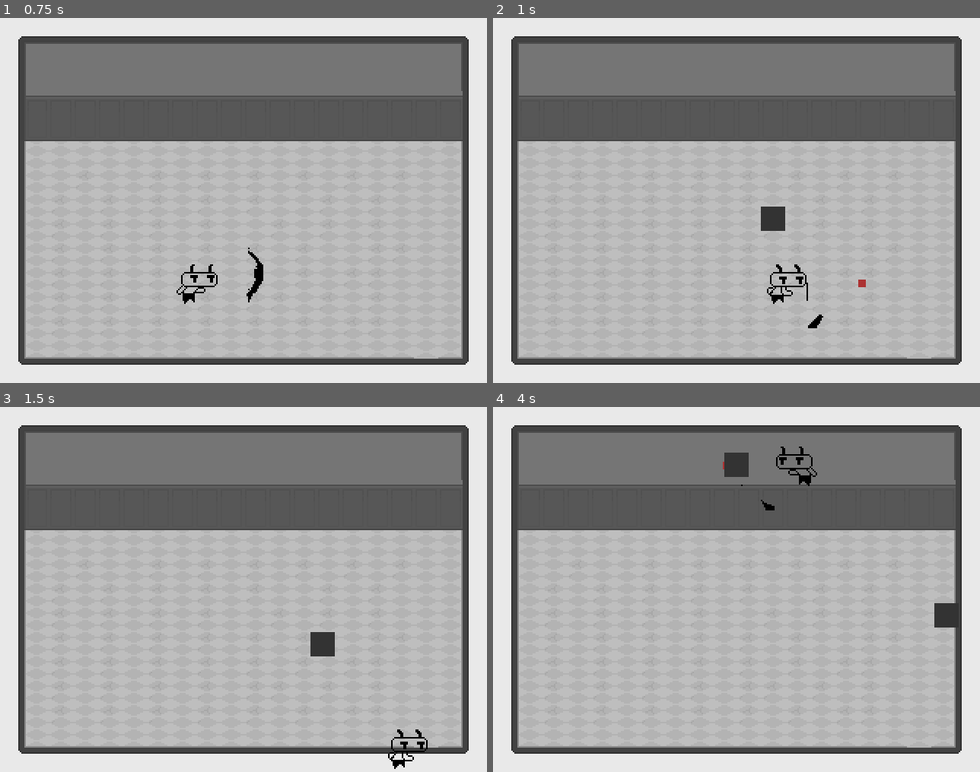
Above: before the commit, frames 1-4 (two rows, left to right).
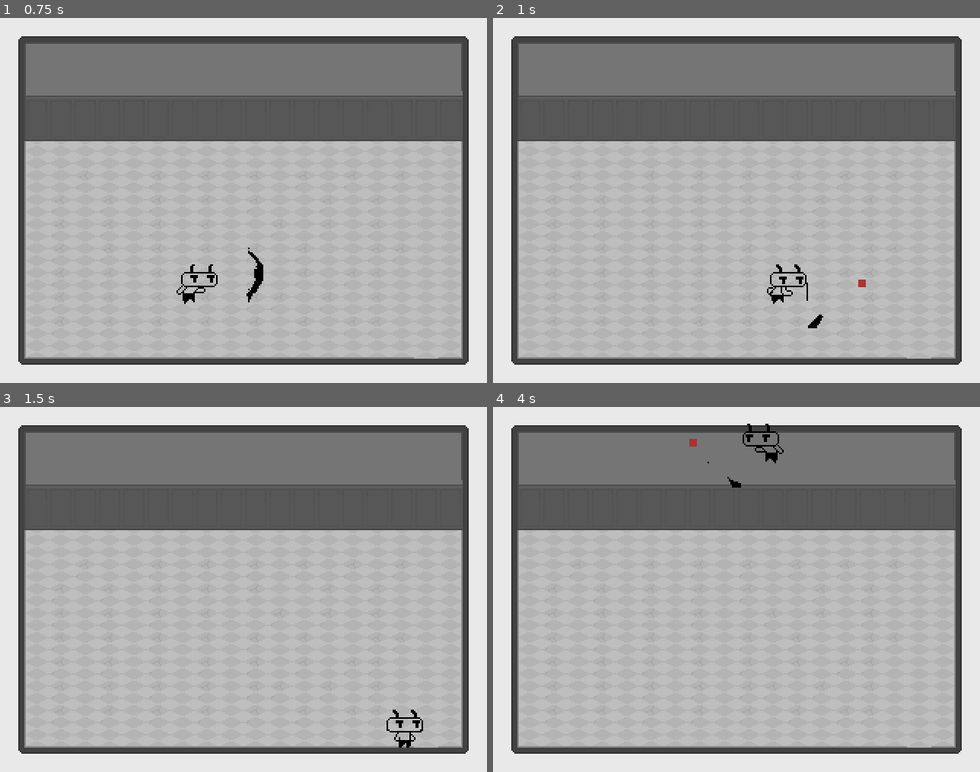
Above: after the commit, the same moments.

Repository: dead-rabbit-studio/hell-scout
Game: Godot game, scene res://main_game.tscn
The game is run twice, just before and just after one commit, with the same random seed, the same clock (stepped at 60 frames per second) and the same inputs.
Inputs:
- Up to frame 1 (0.75 s): hold Right (move_right) from 0.53 s (still down); hold Space (attack) from 0.53 s (still down)
- Up to frame 2 (1 s): keep holding Right (move_right); keep holding Space (attack)
- Up to frame 3 (1.5 s): release Right (move_right) at 1.28 s; release Space (attack) at 1.28 s; hold Down (move_down) from 1.28 s (still down); tap Space (attack) at 1.35 s
- Up to frame 4 (4 s): release Down (move_down) at 2.03 s; hold Right (move_right) 2.03-2.78 s; hold Space (attack) 2.03-2.78 s; hold Up (move_up) 2.78-3.53 s; tap Space (attack) at 2.85 s; hold Left (move_left) from 3.53 s (still down); hold Space (attack) from 3.53 s (still down)

Frame 1 is identical in both runs. In frame 2, 0.3% of the frame differs, in the area x 55-60%, y 51-59%; in frame 3, 0.7%; in frame 4, 1.2%, in the area x 40-95%, y 4-61%.

Commit message:
feat: add world collision

Diff:
--- a/main_game.tscn
+++ b/main_game.tscn
@@ -25,169 +25,531 @@
 [sub_resource type="TileSetAtlasSource" id="TileSetAtlasSource_hw3xp"]
 texture = ExtResource("4_x6pgx")
 0:0/0 = 0
+0:0/0/physics_layer_0/linear_velocity = Vector2(0, 0)
+0:0/0/physics_layer_0/angular_velocity = 0.0
 1:0/0 = 0
+1:0/0/physics_layer_0/linear_velocity = Vector2(0, 0)
+1:0/0/physics_layer_0/angular_velocity = 0.0
+1:0/0/physics_layer_0/polygon_0/points = PackedVector2Array(-8, 4, 8, 3.9375, 8, 8, -8, 8)
 2:0/0 = 0
+2:0/0/physics_layer_0/linear_velocity = Vector2(0, 0)
+2:0/0/physics_layer_0/angular_velocity = 0.0
+2:0/0/physics_layer_0/polygon_0/points = PackedVector2Array(-8, 3.9375, 8, 3.9375, 8, 8, -8, 8)
 3:0/0 = 0
+3:0/0/physics_layer_0/linear_velocity = Vector2(0, 0)
+3:0/0/physics_layer_0/angular_velocity = 0.0
+3:0/0/physics_layer_0/polygon_0/points = PackedVector2Array(-8, 3.875, 8, 4, 8, 8, -8, 8)
 4:0/0 = 0
+4:0/0/physics_layer_0/linear_velocity = Vector2(0, 0)
+4:0/0/physics_layer_0/angular_velocity = 0.0
+4:0/0/physics_layer_0/polygon_0/points = PackedVector2Array(-8, 3.875, 8, 4, 8, 8, -8, 8)
 5:0/0 = 0
+5:0/0/physics_layer_0/linear_velocity = Vector2(0, 0)
+5:0/0/physics_layer_0/angular_velocity = 0.0
+5:0/0/physics_layer_0/polygon_0/points = PackedVector2Array(-8, 3.875, 8, 4, 8, 8, -8, 8)
 6:0/0 = 0
+6:0/0/physics_layer_0/linear_velocity = Vector2(0, 0)
+6:0/0/physics_layer_0/angular_velocity = 0.0
+6:0/0/physics_layer_0/polygon_0/points = PackedVector2Array(-8, 3.875, 8, 4, 8, 8, -8, 8)
 7:0/0 = 0
+7:0/0/physics_layer_0/linear_velocity = Vector2(0, 0)
+7:0/0/physics_layer_0/angular_velocity = 0.0
+7:0/0/physics_layer_0/polygon_0/points = PackedVector2Array(-8, 3.875, 8, 4, 8, 8, -8, 8)
 8:0/0 = 0
+8:0/0/physics_layer_0/linear_velocity = Vector2(0, 0)
+8:0/0/physics_layer_0/angular_velocity = 0.0
+8:0/0/physics_layer_0/polygon_0/points = PackedVector2Array(-8, 3.875, 8, 4, 8, 8, -8, 8)
 9:0/0 = 0
+9:0/0/physics_layer_0/linear_velocity = Vector2(0, 0)
+9:0/0/physics_layer_0/angular_velocity = 0.0
+9:0/0/physics_layer_0/polygon_0/points = PackedVector2Array(-8, 3.875, 8, 4, 8, 8, -8, 8)
 10:0/0 = 0
+10:0/0/physics_layer_0/linear_velocity = Vector2(0, 0)
+10:0/0/physics_layer_0/angular_velocity = 0.0
+10:0/0/physics_layer_0/polygon_0/points = PackedVector2Array(-8, 3.875, 8, 4, 8, 8, -8, 8)
 11:0/0 = 0
+11:0/0/physics_layer_0/linear_velocity = Vector2(0, 0)
+11:0/0/physics_layer_0/angular_velocity = 0.0
+11:0/0/physics_layer_0/polygon_0/points = PackedVector2Array(-8, 3.875, 8, 4, 8, 8, -8, 8)
 12:0/0 = 0
+12:0/0/physics_layer_0/linear_velocity = Vector2(0, 0)
+12:0/0/physics_layer_0/angular_velocity = 0.0
+12:0/0/physics_layer_0/polygon_0/points = PackedVector2Array(-8, 3.875, 8, 4, 8, 8, -8, 8)
 13:0/0 = 0
+13:0/0/physics_layer_0/linear_velocity = Vector2(0, 0)
+13:0/0/physics_layer_0/angular_velocity = 0.0
+13:0/0/physics_layer_0/polygon_0/points = PackedVector2Array(-8, 3.875, 8, 4, 8, 8, -8, 8)
 14:0/0 = 0
+14:0/0/physics_layer_0/linear_velocity = Vector2(0, 0)
+14:0/0/physics_layer_0/angular_velocity = 0.0
+14:0/0/physics_layer_0/polygon_0/points = PackedVector2Array(-8, 3.875, 8, 4, 8, 8, -8, 8)
 15:0/0 = 0
+15:0/0/physics_layer_0/linear_velocity = Vector2(0, 0)
+15:0/0/physics_layer_0/angular_velocity = 0.0
+15:0/0/physics_layer_0/polygon_0/points = PackedVector2Array(-8, 3.875, 8, 4, 8, 8, -8, 8)
 16:0/0 = 0
+16:0/0/physics_layer_0/linear_velocity = Vector2(0, 0)
+16:0/0/physics_layer_0/angular_velocity = 0.0
+16:0/0/physics_layer_0/polygon_0/points = PackedVector2Array(-8, 3.875, 8, 4, 8, 8, -8, 8)
 17:0/0 = 0
+17:0/0/physics_layer_0/linear_velocity = Vector2(0, 0)
+17:0/0/physics_layer_0/angular_velocity = 0.0
 0:1/0 = 0
+0:1/0/physics_layer_0/linear_velocity = Vector2(0, 0)
+0:1/0/physics_layer_0/angular_velocity = 0.0
+0:1/0/physics_layer_0/polygon_0/points = PackedVector2Array(4.02167, -8, 3.97748, 8, 8, 8, 8, -8)
 1:1/0 = 0
+1:1/0/physics_layer_0/linear_velocity = Vector2(0, 0)
+1:1/0/physics_layer_0/angular_velocity = 0.0
 2:1/0 = 0
+2:1/0/physics_layer_0/linear_velocity = Vector2(0, 0)
+2:1/0/physics_layer_0/angular_velocity = 0.0
 3:1/0 = 0
+3:1/0/physics_layer_0/linear_velocity = Vector2(0, 0)
+3:1/0/physics_layer_0/angular_velocity = 0.0
 4:1/0 = 0
+4:1/0/physics_layer_0/linear_velocity = Vector2(0, 0)
+4:1/0/physics_layer_0/angular_velocity = 0.0
 5:1/0 = 0
+5:1/0/physics_layer_0/linear_velocity = Vector2(0, 0)
+5:1/0/physics_layer_0/angular_velocity = 0.0
 6:1/0 = 0
+6:1/0/physics_layer_0/linear_velocity = Vector2(0, 0)
+6:1/0/physics_layer_0/angular_velocity = 0.0
 7:1/0 = 0
+7:1/0/physics_layer_0/linear_velocity = Vector2(0, 0)
+7:1/0/physics_layer_0/angular_velocity = 0.0
 8:1/0 = 0
+8:1/0/physics_layer_0/linear_velocity = Vector2(0, 0)
+8:1/0/physics_layer_0/angular_velocity = 0.0
 9:1/0 = 0
+9:1/0/physics_layer_0/linear_velocity = Vector2(0, 0)
+9:1/0/physics_layer_0/angular_velocity = 0.0
 10:1/0 = 0
+10:1/0/physics_layer_0/linear_velocity = Vector2(0, 0)
+10:1/0/physics_layer_0/angular_velocity = 0.0
 11:1/0 = 0
+11:1/0/physics_layer_0/linear_velocity = Vector2(0, 0)
+11:1/0/physics_layer_0/angular_velocity = 0.0
 12:1/0 = 0
+12:1/0/physics_layer_0/linear_velocity = Vector2(0, 0)
+12:1/0/physics_layer_0/angular_velocity = 0.0
 13:1/0 = 0
+13:1/0/physics_layer_0/linear_velocity = Vector2(0, 0)
+13:1/0/physics_layer_0/angular_velocity = 0.0
 14:1/0 = 0
+14:1/0/physics_layer_0/linear_velocity = Vector2(0, 0)
+14:1/0/physics_layer_0/angular_velocity = 0.0
 15:1/0 = 0
+15:1/0/physics_layer_0/linear_velocity = Vector2(0, 0)
+15:1/0/physics_layer_0/angular_velocity = 0.0
 16:1/0 = 0
+16:1/0/physics_layer_0/linear_velocity = Vector2(0, 0)
+16:1/0/physics_layer_0/angular_velocity = 0.0
 17:1/0 = 0
+17:1/0/physics_layer_0/linear_velocity = Vector2(0, 0)
+17:1/0/physics_layer_0/angular_velocity = 0.0
+17:1/0/physics_layer_0/polygon_0/points = PackedVector2Array(-3.9375, -8, -4, 8, -8, 8, -8, -8)
 0:2/0 = 0
+0:2/0/physics_layer_0/linear_velocity = Vector2(0, 0)
+0:2/0/physics_layer_0/angular_velocity = 0.0
 1:2/0 = 0
+1:2/0/physics_layer_0/linear_velocity = Vector2(0, 0)
+1:2/0/physics_layer_0/angular_velocity = 0.0
 2:2/0 = 0
+2:2/0/physics_layer_0/linear_velocity = Vector2(0, 0)
+2:2/0/physics_layer_0/angular_velocity = 0.0
 3:2/0 = 0
+3:2/0/physics_layer_0/linear_velocity = Vector2(0, 0)
+3:2/0/physics_layer_0/angular_velocity = 0.0
 4:2/0 = 0
+4:2/0/physics_layer_0/linear_velocity = Vector2(0, 0)
+4:2/0/physics_layer_0/angular_velocity = 0.0
 5:2/0 = 0
+5:2/0/physics_layer_0/linear_velocity = Vector2(0, 0)
+5:2/0/physics_layer_0/angular_velocity = 0.0
 6:2/0 = 0
+6:2/0/physics_layer_0/linear_velocity = Vector2(0, 0)
+6:2/0/physics_layer_0/angular_velocity = 0.0
 7:2/0 = 0
+7:2/0/physics_layer_0/linear_velocity = Vector2(0, 0)
+7:2/0/physics_layer_0/angular_velocity = 0.0
 8:2/0 = 0
+8:2/0/physics_layer_0/linear_velocity = Vector2(0, 0)
+8:2/0/physics_layer_0/angular_velocity = 0.0
 9:2/0 = 0
+9:2/0/physics_layer_0/linear_velocity = Vector2(0, 0)
+9:2/0/physics_layer_0/angular_velocity = 0.0
 10:2/0 = 0
+10:2/0/physics_layer_0/linear_velocity = Vector2(0, 0)
+10:2/0/physics_layer_0/angular_velocity = 0.0
 11:2/0 = 0
+11:2/0/physics_layer_0/linear_velocity = Vector2(0, 0)
+11:2/0/physics_layer_0/angular_velocity = 0.0
 12:2/0 = 0
+12:2/0/physics_layer_0/linear_velocity = Vector2(0, 0)
+12:2/0/physics_layer_0/angular_velocity = 0.0
 13:2/0 = 0
+13:2/0/physics_layer_0/linear_velocity = Vector2(0, 0)
+13:2/0/physics_layer_0/angular_velocity = 0.0
 14:2/0 = 0
+14:2/0/physics_layer_0/linear_velocity = Vector2(0, 0)
+14:2/0/physics_layer_0/angular_velocity = 0.0
 15:2/0 = 0
+15:2/0/physics_layer_0/linear_velocity = Vector2(0, 0)
+15:2/0/physics_layer_0/angular_velocity = 0.0
 16:2/0 = 0
+16:2/0/physics_layer_0/linear_velocity = Vector2(0, 0)
+16:2/0/physics_layer_0/angular_velocity = 0.0
 17:2/0 = 0
+17:2/0/physics_layer_0/linear_velocity = Vector2(0, 0)
+17:2/0/physics_layer_0/angular_velocity = 0.0
+17:2/0/physics_layer_0/polygon_0/points = PackedVector2Array(-3.9375, -8, -4, 8, -8, 8, -8, -8)
 0:3/0 = 0
+0:3/0/physics_layer_0/linear_velocity = Vector2(0, 0)
+0:3/0/physics_layer_0/angular_velocity = 0.0
 1:3/0 = 0
+1:3/0/physics_layer_0/linear_velocity = Vector2(0, 0)
+1:3/0/physics_layer_0/angular_velocity = 0.0
 2:3/0 = 0
+2:3/0/physics_layer_0/linear_velocity = Vector2(0, 0)
+2:3/0/physics_layer_0/angular_velocity = 0.0
 3:3/0 = 0
+3:3/0/physics_layer_0/linear_velocity = Vector2(0, 0)
+3:3/0/physics_layer_0/angular_velocity = 0.0
 4:3/0 = 0
+4:3/0/physics_layer_0/linear_velocity = Vector2(0, 0)
+4:3/0/physics_layer_0/angular_velocity = 0.0
 5:3/0 = 0
+5:3/0/physics_layer_0/linear_velocity = Vector2(0, 0)
+5:3/0/physics_layer_0/angular_velocity = 0.0
 6:3/0 = 0
+6:3/0/physics_layer_0/linear_velocity = Vector2(0, 0)
+6:3/0/physics_layer_0/angular_velocity = 0.0
 7:3/0 = 0
+7:3/0/physics_layer_0/linear_velocity = Vector2(0, 0)
+7:3/0/physics_layer_0/angular_velocity = 0.0
 8:3/0 = 0
+8:3/0/physics_layer_0/linear_velocity = Vector2(0, 0)
+8:3/0/physics_layer_0/angular_velocity = 0.0
 9:3/0 = 0
+9:3/0/physics_layer_0/linear_velocity = Vector2(0, 0)
+9:3/0/physics_layer_0/angular_velocity = 0.0
 10:3/0 = 0
+10:3/0/physics_layer_0/linear_velocity = Vector2(0, 0)
+10:3/0/physics_layer_0/angular_velocity = 0.0
 11:3/0 = 0
+11:3/0/physics_layer_0/linear_velocity = Vector2(0, 0)
+11:3/0/physics_layer_0/angular_velocity = 0.0
 12:3/0 = 0
+12:3/0/physics_layer_0/linear_velocity = Vector2(0, 0)
+12:3/0/physics_layer_0/angular_velocity = 0.0
 13:3/0 = 0
+13:3/0/physics_layer_0/linear_velocity = Vector2(0, 0)
+13:3/0/physics_layer_0/angular_velocity = 0.0
 14:3/0 = 0
+14:3/0/physics_layer_0/linear_velocity = Vector2(0, 0)
+14:3/0/physics_layer_0/angular_velocity = 0.0
 15:3/0 = 0
+15:3/0/physics_layer_0/linear_velocity = Vector2(0, 0)
+15:3/0/physics_layer_0/angular_velocity = 0.0
 16:3/0 = 0
+16:3/0/physics_layer_0/linear_velocity = Vector2(0, 0)
+16:3/0/physics_layer_0/angular_velocity = 0.0
 17:3/0 = 0
+17:3/0/physics_layer_0/linear_velocity = Vector2(0, 0)
+17:3/0/physics_layer_0/angular_velocity = 0.0
+17:3/0/physics_layer_0/polygon_0/points = PackedVector2Array(-3.9375, -8, -4, 8, -8, 8, -8, -8)
 0:4/0 = 0
+0:4/0/physics_layer_0/linear_velocity = Vector2(0, 0)
+0:4/0/physics_layer_0/angular_velocity = 0.0
 1:4/0 = 0
+1:4/0/physics_layer_0/linear_velocity = Vector2(0, 0)
+1:4/0/physics_layer_0/angular_velocity = 0.0
 2:4/0 = 0
+2:4/0/physics_layer_0/linear_velocity = Vector2(0, 0)
+2:4/0/physics_layer_0/angular_velocity = 0.0
 3:4/0 = 0
+3:4/0/physics_layer_0/linear_velocity = Vector2(0, 0)
+3:4/0/physics_layer_0/angular_velocity = 0.0
 4:4/0 = 0
+4:4/0/physics_layer_0/linear_velocity = Vector2(0, 0)
+4:4/0/physics_layer_0/angular_velocity = 0.0
 5:4/0 = 0
+5:4/0/physics_layer_0/linear_velocity = Vector2(0, 0)
+5:4/0/physics_layer_0/angular_velocity = 0.0
 6:4/0 = 0
+6:4/0/physics_layer_0/linear_velocity = Vector2(0, 0)
+6:4/0/physics_layer_0/angular_velocity = 0.0
 7:4/0 = 0
+7:4/0/physics_layer_0/linear_velocity = Vector2(0, 0)
+7:4/0/physics_layer_0/angular_velocity = 0.0
 8:4/0 = 0
+8:4/0/physics_layer_0/linear_velocity = Vector2(0, 0)
+8:4/0/physics_layer_0/angular_velocity = 0.0
 9:4/0 = 0
+9:4/0/physics_layer_0/linear_velocity = Vector2(0, 0)
+9:4/0/physics_layer_0/angular_velocity = 0.0
 10:4/0 = 0
+10:4/0/physics_layer_0/linear_velocity = Vector2(0, 0)
+10:4/0/physics_layer_0/angular_velocity = 0.0
 11:4/0 = 0
+11:4/0/physics_layer_0/linear_velocity = Vector2(0, 0)
+11:4/0/physics_layer_0/angular_velocity = 0.0
 12:4/0 = 0
+12:4/0/physics_layer_0/linear_velocity = Vector2(0, 0)
+12:4/0/physics_layer_0/angular_velocity = 0.0
 13:4/0 = 0
+13:4/0/physics_layer_0/linear_velocity = Vector2(0, 0)
+13:4/0/physics_layer_0/angular_velocity = 0.0
 14:4/0 = 0
+14:4/0/physics_layer_0/linear_velocity = Vector2(0, 0)
+14:4/0/physics_layer_0/angular_velocity = 0.0
 15:4/0 = 0
+15:4/0/physics_layer_0/linear_velocity = Vector2(0, 0)
+15:4/0/physics_layer_0/angular_velocity = 0.0
 16:4/0 = 0
+16:4/0/physics_layer_0/linear_velocity = Vector2(0, 0)
+16:4/0/physics_layer_0/angular_velocity = 0.0
 17:4/0 = 0
+17:4/0/physics_layer_0/linear_velocity = Vector2(0, 0)
+17:4/0/physics_layer_0/angular_velocity = 0.0
+17:4/0/physics_layer_0/polygon_0/points = PackedVector2Array(-3.9375, -8, -4, 8, -8, 8, -8, -8)
 0:5/0 = 0
+0:5/0/physics_layer_0/linear_velocity = Vector2(0, 0)
+0:5/0/physics_layer_0/angular_velocity = 0.0
+0:5/0/physics_layer_0/polygon_0/points = PackedVector2Array(4.02167, -8, 3.97748, 8, 8, 8, 8, -8)
 1:5/0 = 0
+1:5/0/physics_layer_0/linear_velocity = Vector2(0, 0)
+1:5/0/physics_layer_0/angular_velocity = 0.0
 2:5/0 = 0
+2:5/0/physics_layer_0/linear_velocity = Vector2(0, 0)
+2:5/0/physics_layer_0/angular_velocity = 0.0
 3:5/0 = 0
+3:5/0/physics_layer_0/linear_velocity = Vector2(0, 0)
+3:5/0/physics_layer_0/angular_velocity = 0.0
 4:5/0 = 0
+4:5/0/physics_layer_0/linear_velocity = Vector2(0, 0)
+4:5/0/physics_layer_0/angular_velocity = 0.0
 5:5/0 = 0
+5:5/0/physics_layer_0/linear_velocity = Vector2(0, 0)
+5:5/0/physics_layer_0/angular_velocity = 0.0
 6:5/0 = 0
+6:5/0/physics_layer_0/linear_velocity = Vector2(0, 0)
+6:5/0/physics_layer_0/angular_velocity = 0.0
 7:5/0 = 0
+7:5/0/physics_layer_0/linear_velocity = Vector2(0, 0)
+7:5/0/physics_layer_0/angular_velocity = 0.0
 8:5/0 = 0
+8:5/0/physics_layer_0/linear_velocity = Vector2(0, 0)
+8:5/0/physics_layer_0/angular_velocity = 0.0
 9:5/0 = 0
+9:5/0/physics_layer_0/linear_velocity = Vector2(0, 0)
+9:5/0/physics_layer_0/angular_velocity = 0.0
 10:5/0 = 0
+10:5/0/physics_layer_0/linear_velocity = Vector2(0, 0)
+10:5/0/physics_layer_0/angular_velocity = 0.0
 11:5/0 = 0
+11:5/0/physics_layer_0/linear_velocity = Vector2(0, 0)
+11:5/0/physics_layer_0/angular_velocity = 0.0
 12:5/0 = 0
+12:5/0/physics_layer_0/linear_velocity = Vector2(0, 0)
+12:5/0/physics_layer_0/angular_velocity = 0.0
 13:5/0 = 0
+13:5/0/physics_layer_0/linear_velocity = Vector2(0, 0)
+13:5/0/physics_layer_0/angular_velocity = 0.0
 14:5/0 = 0
+14:5/0/physics_layer_0/linear_velocity = Vector2(0, 0)
+14:5/0/physics_layer_0/angular_velocity = 0.0
 15:5/0 = 0
+15:5/0/physics_layer_0/linear_velocity = Vector2(0, 0)
+15:5/0/physics_layer_0/angular_velocity = 0.0
 16:5/0 = 0
+16:5/0/physics_layer_0/linear_velocity = Vector2(0, 0)
+16:5/0/physics_layer_0/angular_velocity = 0.0
 17:5/0 = 0
+17:5/0/physics_layer_0/linear_velocity = Vector2(0, 0)
+17:5/0/physics_layer_0/angular_velocity = 0.0
+17:5/0/physics_layer_0/polygon_0/points = PackedVector2Array(-3.9375, -8, -4, 8, -8, 8, -8, -8)
 0:6/0 = 0
+0:6/0/physics_layer_0/linear_velocity = Vector2(0, 0)
+0:6/0/physics_layer_0/angular_velocity = 0.0
 1:6/0 = 0
+1:6/0/physics_layer_0/linear_velocity = Vector2(0, 0)
+1:6/0/physics_layer_0/angular_velocity = 0.0
 2:6/0 = 0
+2:6/0/physics_layer_0/linear_velocity = Vector2(0, 0)
+2:6/0/physics_layer_0/angular_velocity = 0.0
 3:6/0 = 0
+3:6/0/physics_layer_0/linear_velocity = Vector2(0, 0)
+3:6/0/physics_layer_0/angular_velocity = 0.0
 4:6/0 = 0
+4:6/0/physics_layer_0/linear_velocity = Vector2(0, 0)
+4:6/0/physics_layer_0/angular_velocity = 0.0
 5:6/0 = 0
+5:6/0/physics_layer_0/linear_velocity = Vector2(0, 0)
+5:6/0/physics_layer_0/angular_velocity = 0.0
 6:6/0 = 0
+6:6/0/physics_layer_0/linear_velocity = Vector2(0, 0)
+6:6/0/physics_layer_0/angular_velocity = 0.0
 7:6/0 = 0
+7:6/0/physics_layer_0/linear_velocity = Vector2(0, 0)
+7:6/0/physics_layer_0/angular_velocity = 0.0
 8:6/0 = 0
+8:6/0/physics_layer_0/linear_velocity = Vector2(0, 0)
+8:6/0/physics_layer_0/angular_velocity = 0.0
 9:6/0 = 0
+9:6/0/physics_layer_0/linear_velocity = Vector2(0, 0)
+9:6/0/physics_layer_0/angular_velocity = 0.0
 10:6/0 = 0
+10:6/0/physics_layer_0/linear_velocity = Vector2(0, 0)
+10:6/0/physics_layer_0/angular_velocity = 0.0
 11:6/0 = 0
+11:6/0/physics_layer_0/linear_velocity = Vector2(0, 0)
+11:6/0/physics_layer_0/angular_velocity = 0.0
 12:6/0 = 0
+12:6/0/physics_layer_0/linear_velocity = Vector2(0, 0)
+12:6/0/physics_layer_0/angular_velocity = 0.0
 13:6/0 = 0
+13:6/0/physics_layer_0/linear_velocity = Vector2(0, 0)
+13:6/0/physics_layer_0/angular_velocity = 0.0
 14:6/0 = 0
+14:6/0/physics_layer_0/linear_velocity = Vector2(0, 0)
+14:6/0/physics_layer_0/angular_velocity = 0.0
 15:6/0 = 0
+15:6/0/physics_layer_0/linear_velocity = Vector2(0, 0)
+15:6/0/physics_layer_0/angular_velocity = 0.0
 16:6/0 = 0
+16:6/0/physics_layer_0/linear_velocity = Vector2(0, 0)
+16:6/0/physics_layer_0/angular_velocity = 0.0
 17:6/0 = 0
+17:6/0/physics_layer_0/linear_velocity = Vector2(0, 0)
+17:6/0/physics_layer_0/angular_velocity = 0.0
+17:6/0/physics_layer_0/polygon_0/points = PackedVector2Array(-3.9375, -8, -4, 8, -8, 8, -8, -8)
 0:7/0 = 0
+0:7/0/physics_layer_0/linear_velocity = Vector2(0, 0)
+0:7/0/physics_layer_0/angular_velocity = 0.0
+0:7/0/physics_layer_0/polygon_0/points = PackedVector2Array(4, -8, 3.9375, 8, 8, 8, 8, -8)
 1:7/0 = 0
+1:7/0/physics_layer_0/linear_velocity = Vector2(0, 0)
+1:7/0/physics_layer_0/angular_velocity = 0.0
 2:7/0 = 0
+2:7/0/physics_layer_0/linear_velocity = Vector2(0, 0)
+2:7/0/physics_layer_0/angular_velocity = 0.0
 3:7/0 = 0
+3:7/0/physics_layer_0/linear_velocity = Vector2(0, 0)
+3:7/0/physics_layer_0/angular_velocity = 0.0
 4:7/0 = 0
+4:7/0/physics_layer_0/linear_velocity = Vector2(0, 0)
+4:7/0/physics_layer_0/angular_velocity = 0.0
 5:7/0 = 0
+5:7/0/physics_layer_0/linear_velocity = Vector2(0, 0)
+5:7/0/physics_layer_0/angular_velocity = 0.0
 6:7/0 = 0
+6:7/0/physics_layer_0/linear_velocity = Vector2(0, 0)
+6:7/0/physics_layer_0/angular_velocity = 0.0
 7:7/0 = 0
+7:7/0/physics_layer_0/linear_velocity = Vector2(0, 0)
+7:7/0/physics_layer_0/angular_velocity = 0.0
 8:7/0 = 0
+8:7/0/physics_layer_0/linear_velocity = Vector2(0, 0)
+8:7/0/physics_layer_0/angular_velocity = 0.0
 9:7/0 = 0
+9:7/0/physics_layer_0/linear_velocity = Vector2(0, 0)
+9:7/0/physics_layer_0/angular_velocity = 0.0
 10:7/0 = 0
+10:7/0/physics_layer_0/linear_velocity = Vector2(0, 0)
+10:7/0/physics_layer_0/angular_velocity = 0.0
 11:7/0 = 0
+11:7/0/physics_layer_0/linear_velocity = Vector2(0, 0)
+11:7/0/physics_layer_0/angular_velocity = 0.0
 12:7/0 = 0
+12:7/0/physics_layer_0/linear_velocity = Vector2(0, 0)
+12:7/0/physics_layer_0/angular_velocity = 0.0
 13:7/0 = 0
+13:7/0/physics_layer_0/linear_velocity = Vector2(0, 0)
+13:7/0/physics_layer_0/angular_velocity = 0.0
 14:7/0 = 0
+14:7/0/physics_layer_0/linear_velocity = Vector2(0, 0)
+14:7/0/physics_layer_0/angular_velocity = 0.0
 15:7/0 = 0
+15:7/0/physics_layer_0/linear_velocity = Vector2(0, 0)
+15:7/0/physics_layer_0/angular_velocity = 0.0
 16:7/0 = 0
+16:7/0/physics_layer_0/linear_velocity = Vector2(0, 0)
+16:7/0/physics_layer_0/angular_velocity = 0.0
 17:7/0 = 0
+17:7/0/physics_layer_0/linear_velocity = Vector2(0, 0)
+17:7/0/physics_layer_0/angular_velocity = 0.0
+17:7/0/physics_layer_0/polygon_0/points = PackedVector2Array(-3.9375, -8, -4, 8, -8, 8, -8, -8)
 0:8/0 = 0
+0:8/0/physics_layer_0/linear_velocity = Vector2(0, 0)
+0:8/0/physics_layer_0/angular_velocity = 0.0
 1:8/0 = 0
+1:8/0/physics_layer_0/linear_velocity = Vector2(0, 0)
+1:8/0/physics_layer_0/angular_velocity = 0.0
+1:8/0/physics_layer_0/polygon_0/points = PackedVector2Array(-8, -8, -8, -3.625, 8, -3.625, 8, -8)
 2:8/0 = 0
+2:8/0/physics_layer_0/linear_velocity = Vector2(0, 0)
+2:8/0/physics_layer_0/angular_velocity = 0.0
 3:8/0 = 0
+3:8/0/physics_layer_0/linear_velocity = Vector2(0, 0)
+3:8/0/physics_layer_0/angular_velocity = 0.0
 4:8/0 = 0
+4:8/0/physics_layer_0/linear_velocity = Vector2(0, 0)
+4:8/0/physics_layer_0/angular_velocity = 0.0
+4:8/0/physics_layer_0/polygon_0/points = PackedVector2Array(-8, -8, -8, -3.625, 8, -3.625, 8, -8)
 5:8/0 = 0
+5:8/0/physics_layer_0/linear_velocity = Vector2(0, 0)
+5:8/0/physics_layer_0/angular_velocity = 0.0
 6:8/0 = 0
+6:8/0/physics_layer_0/linear_velocity = Vector2(0, 0)
+6:8/0/physics_layer_0/angular_velocity = 0.0
 7:8/0 = 0
+7:8/0/physics_layer_0/linear_velocity = Vector2(0, 0)
+7:8/0/physics_layer_0/angular_velocity = 0.0
 8:8/0 = 0
+8:8/0/physics_layer_0/linear_velocity = Vector2(0, 0)
+8:8/0/physics_layer_0/angular_velocity = 0.0
 9:8/0 = 0
+9:8/0/physics_layer_0/linear_velocity = Vector2(0, 0)
+9:8/0/physics_layer_0/angular_velocity = 0.0
+9:8/0/physics_layer_0/polygon_0/points = PackedVector2Array(-8, -8, -8, -3.625, 8, -3.625, 8, -8)
 10:8/0 = 0
+10:8/0/physics_layer_0/linear_velocity = Vector2(0, 0)
+10:8/0/physics_layer_0/angular_velocity = 0.0
+10:8/0/physics_layer_0/polygon_0/points = PackedVector2Array(-8, -8, -8, -3.625, 8, -3.625, 8, -8)
 11:8/0 = 0
+11:8/0/physics_layer_0/linear_velocity = Vector2(0, 0)
+11:8/0/physics_layer_0/angular_velocity = 0.0
+11:8/0/physics_layer_0/polygon_0/points = PackedVector2Array(-8, -8, -8, -3.625, 8, -3.625, 8, -8)
 12:8/0 = 0
+12:8/0/physics_layer_0/linear_velocity = Vector2(0, 0)
+12:8/0/physics_layer_0/angular_velocity = 0.0
+12:8/0/physics_layer_0/polygon_0/points = PackedVector2Array(-8, -8, -8, -3.625, 8, -3.625, 8, -8)
 13:8/0 = 0
+13:8/0/physics_layer_0/linear_velocity = Vector2(0, 0)
+13:8/0/physics_layer_0/angular_velocity = 0.0
+13:8/0/physics_layer_0/polygon_0/points = PackedVector2Array(-8, -8, -8, -3.625, 8, -3.625, 8, -8)
 14:8/0 = 0
+14:8/0/physics_layer_0/linear_velocity = Vector2(0, 0)
+14:8/0/physics_layer_0/angular_velocity = 0.0
+14:8/0/physics_layer_0/polygon_0/points = PackedVector2Array(-8, -8, -8, -3.625, 8, -3.625, 8, -8)
 15:8/0 = 0
+15:8/0/physics_layer_0/linear_velocity = Vector2(0, 0)
+15:8/0/physics_layer_0/angular_velocity = 0.0
+15:8/0/physics_layer_0/polygon_0/points = PackedVector2Array(-8, -8, -8, -3.625, 8, -3.625, 8, -8)
 16:8/0 = 0
+16:8/0/physics_layer_0/linear_velocity = Vector2(0, 0)
+16:8/0/physics_layer_0/angular_velocity = 0.0
+16:8/0/physics_layer_0/polygon_0/points = PackedVector2Array(-8, -8, -8, -3.625, 8, -3.625, 8, -8)
 17:8/0 = 0
+17:8/0/physics_layer_0/linear_velocity = Vector2(0, 0)
+17:8/0/physics_layer_0/angular_velocity = 0.0
 
 [sub_resource type="TileSet" id="TileSet_qj47d"]
+physics_layer_0/collision_layer = 19
+physics_layer_0/collision_mask = 0
 sources/0 = SubResource("TileSetAtlasSource_hw3xp")
 
 [sub_resource type="PhysicsMaterial" id="PhysicsMaterial_d1161"]
@@ -254,7 +616,6 @@
 [node name="Gun" parent="Level/Player" instance=ExtResource("2_be4gn")]
 
 [node name="MobSpawner" type="Timer" parent="Level"]
-autostart = true
 
 [node name="GUI" type="Control" parent="."]
 layout_mode = 3
--- a/npcs/creeper/creeper.tscn
+++ b/npcs/creeper/creeper.tscn
@@ -15,7 +15,8 @@
 size = Vector2(18, 18)
 
 [node name="Creeper" type="CharacterBody2D"]
-collision_layer = 4
+collision_layer = 20
+collision_mask = 17
 script = ExtResource("1_rs1m7")
 
 [node name="ColorRect" type="ColorRect" parent="."]
--- a/player/scouter/player.tscn
+++ b/player/scouter/player.tscn
@@ -6,7 +6,7 @@
 [ext_resource type="Script" path="res://core/HurtBox.gd" id="4_dq1gf"]
 
 [sub_resource type="RectangleShape2D" id="RectangleShape2D_lmx7v"]
-size = Vector2(13, 10)
+size = Vector2(24, 12)
 
 [sub_resource type="AtlasTexture" id="AtlasTexture_ojq35"]
 atlas = ExtResource("2_go48k")
@@ -99,7 +99,7 @@
 script = ExtResource("1_opm3m")
 
 [node name="CollisionShape2D" type="CollisionShape2D" parent="."]
-position = Vector2(-0.5, 11)
+position = Vector2(0, 10)
 shape = SubResource("RectangleShape2D_lmx7v")
 
 [node name="AnimatedSprite2D" type="AnimatedSprite2D" parent="."]
--- a/project.godot
+++ b/project.godot
@@ -69,6 +69,7 @@
 2d_physics/layer_2="Enemy"
 2d_physics/layer_3="HitArea"
 2d_physics/layer_4="HurtArea"
+2d_physics/layer_5="World"
 
 [rendering]
 
